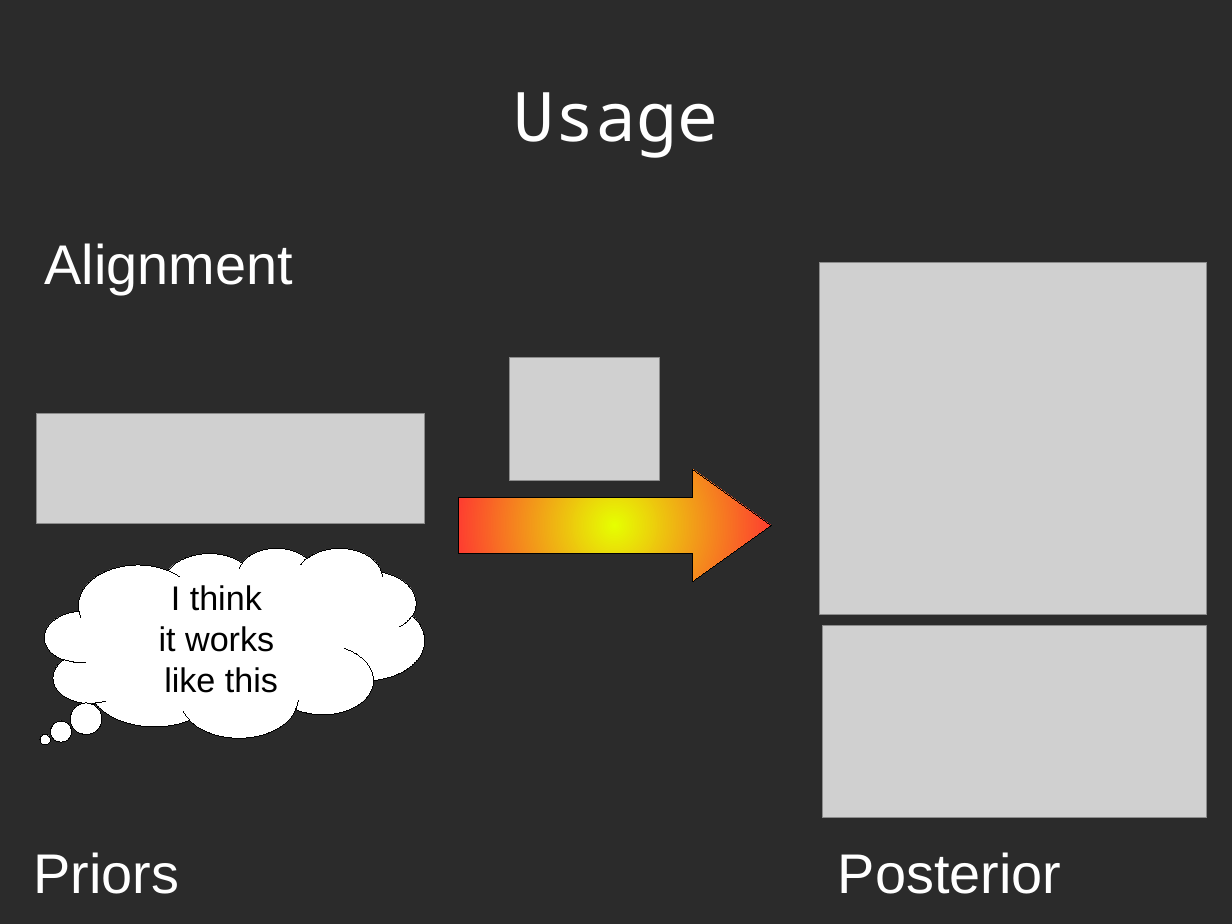
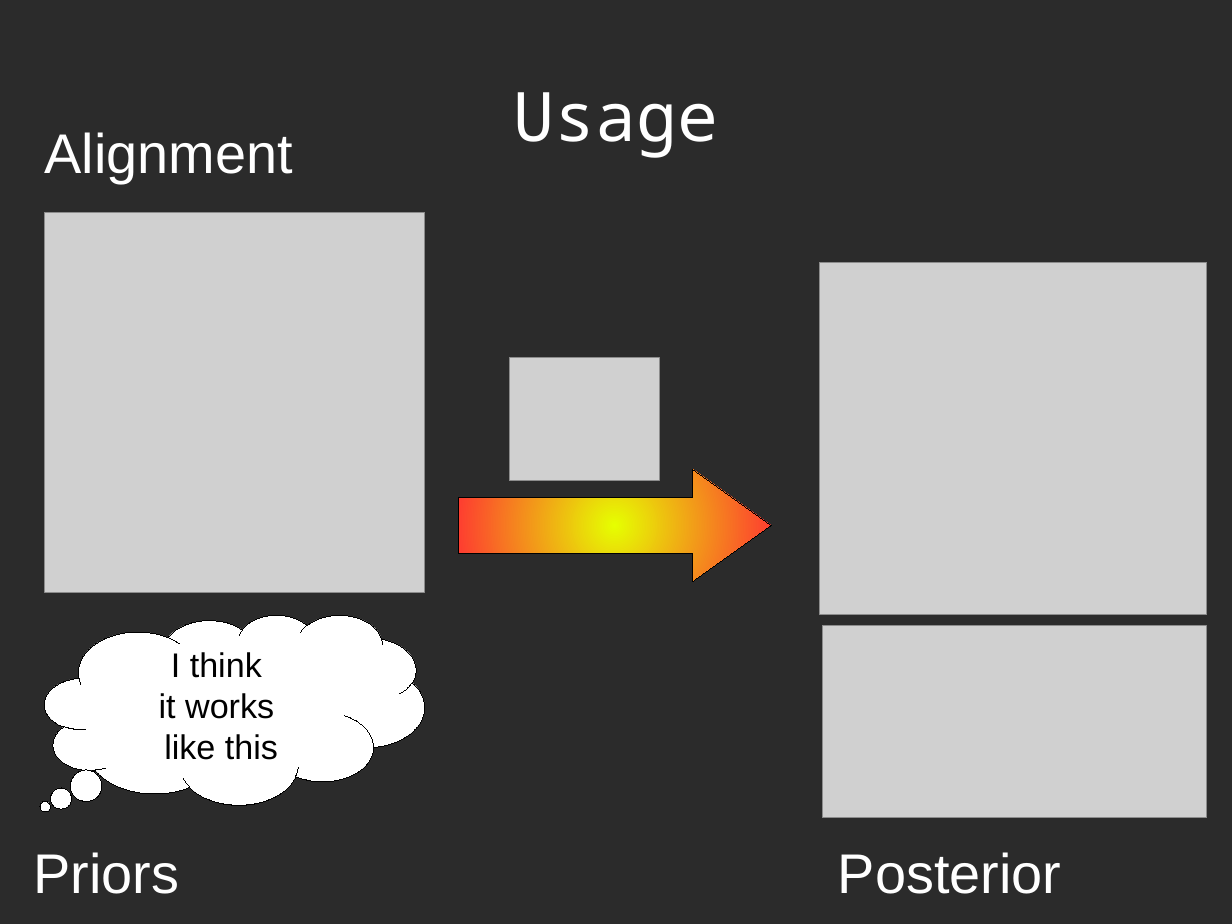
Before and after one commit to richelbilderbeek/Science, a slide deck: slide 4 of Bilderbeek2016Beast/Beast2.odp. Drawn at 1232x924 pixels with LibreOffice and Linux fonts; fonts in the diff are those of the drawing; grey boxes stand for pictures; background and template pictures are left out; a plain dark background stands for a picture behind light text. Boxes give left, top, right and bottom in pixels: in the first picture for what was removed or moved away, otherwise in the second. Text is boxed around its words. In the diff, an @@ line names an element or a change of style, - is before the commit and + after.

```diff
--- a/Bilderbeek2016Beast/Beast2.odp
+++ b/Bilderbeek2016Beast/Beast2.odp
@@ text "Alignment": place and size @@
-text "Alignment" at bbox=[44, 243, 292, 294]
+text "Alignment" at bbox=[44, 132, 292, 183]
@@ picture: place and size @@
-picture at bbox=[37, 414, 425, 524]
+picture at bbox=[45, 212, 425, 593]
@@ thought cloud "I think": place and size @@
-thought cloud "I think" at bbox=[45, 548, 425, 738]
+thought cloud "I think" at bbox=[45, 615, 425, 805]
```
Also in this commit, not shown: 11 other slides changed, 13 slides added, 5 slides removed, 13 other files.
